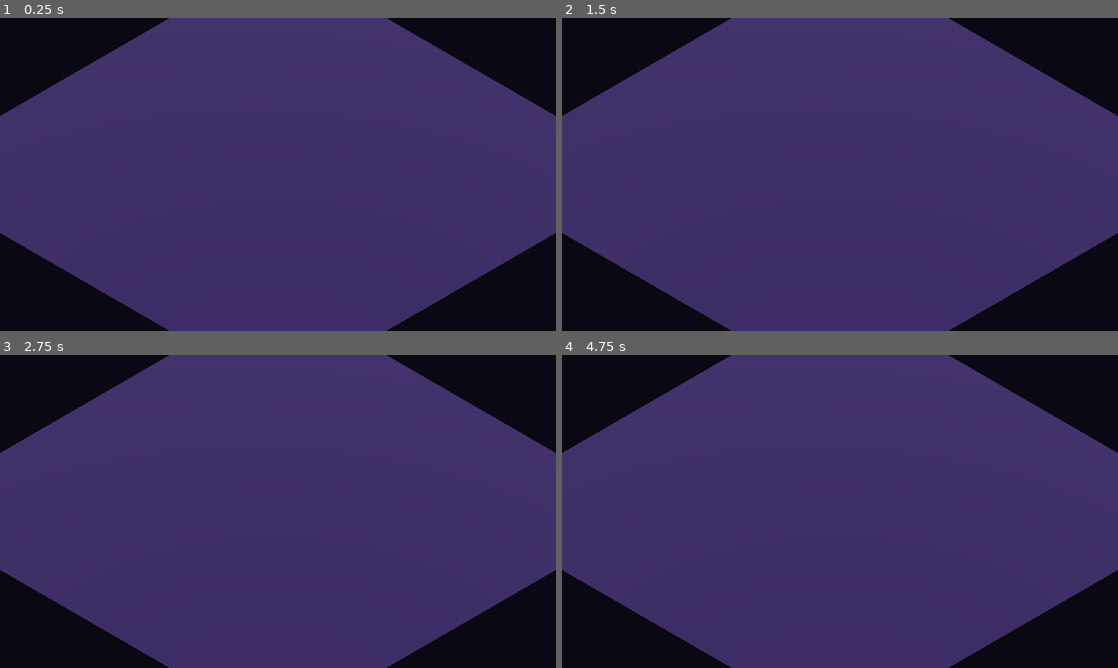
Above: before the commit, frames 1-4 (two rows, left to right).
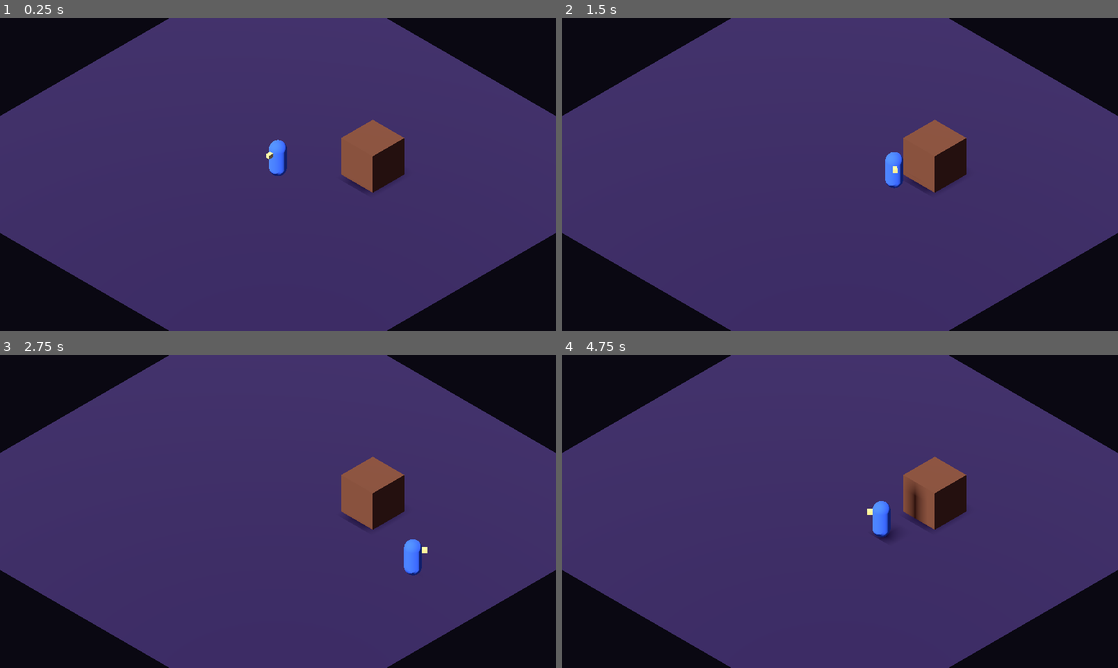
Above: after the commit, the same moments.

Repository: Spadasian/Robert
Game: Godot game, scene res://scenes/world/Main.tscn
The game is run twice, just before and just after one commit, with the same random seed, the same clock (stepped at 60 frames per second) and the same inputs.
Inputs:
- Up to frame 1 (0.25 s): no input
- Up to frame 2 (1.5 s): tap Enter at 0.5 s; hold D (move_right) 0.53-1.28 s; tap Space at 1.25 s; hold S (move_down) from 1.28 s (still down)
- Up to frame 3 (2.75 s): release S (move_down) at 2.03 s; hold D (move_right) from 2.03 s (still down)
- Up to frame 4 (4.75 s): release D (move_right) at 2.78 s; hold W (move_up) 2.78-3.53 s; hold A (move_left) from 3.53 s (still down)

The runs differ from the first frame. In frame 1, 2.4% of the frame differs, in the area x 47-73%, y 32-56%; in frame 2, 2.4%; in frame 3, 2.4%; in frame 4, 2.4%, in the area x 54-73%, y 32-60%.

Commit message:
Task 2: player movement (camera-relative WASD on ground plane)
Co-Authored-By: Claude Sonnet 5.5 <noreply@anthropic.com>
Claude-Session: https://claude.ai/code/session_015tdxMYhNk2xjQ11oWM2YK9

Diff:
--- /dev/null
+++ b/scenes/player/Player.tscn
@@ -0,0 +1,41 @@
+[gd_scene load_steps=7 format=3]
+
+[ext_resource type="Script" path="res://scripts/player/Player.gd" id="1_player"]
+
+[sub_resource type="CapsuleShape3D" id="Shape_player"]
+radius = 0.4
+height = 1.8
+
+[sub_resource type="CapsuleMesh" id="Mesh_body"]
+radius = 0.4
+height = 1.8
+
+[sub_resource type="BoxMesh" id="Mesh_nose"]
+size = Vector3(0.2, 0.2, 0.4)
+
+[sub_resource type="StandardMaterial3D" id="Mat_body"]
+albedo_color = Color(0.25, 0.45, 0.9, 1)
+
+[sub_resource type="StandardMaterial3D" id="Mat_nose"]
+albedo_color = Color(0.95, 0.9, 0.5, 1)
+
+[node name="Player" type="CharacterBody3D"]
+collision_layer = 2
+collision_mask = 1
+script = ExtResource("1_player")
+
+[node name="CollisionShape3D" type="CollisionShape3D" parent="."]
+transform = Transform3D(1, 0, 0, 0, 1, 0, 0, 0, 1, 0, 0.9, 0)
+shape = SubResource("Shape_player")
+
+[node name="Model" type="Node3D" parent="."]
+
+[node name="Body" type="MeshInstance3D" parent="Model"]
+transform = Transform3D(1, 0, 0, 0, 1, 0, 0, 0, 1, 0, 0.9, 0)
+mesh = SubResource("Mesh_body")
+surface_material_override/0 = SubResource("Mat_body")
+
+[node name="Nose" type="MeshInstance3D" parent="Model"]
+transform = Transform3D(1, 0, 0, 0, 1, 0, 0, 0, 1, 0, 1.3, 0.45)
+mesh = SubResource("Mesh_nose")
+surface_material_override/0 = SubResource("Mat_nose")
--- a/scenes/world/Main.tscn
+++ b/scenes/world/Main.tscn
@@ -1,4 +1,6 @@
-[gd_scene load_steps=6 format=3]
+[gd_scene load_steps=10 format=3]
+
+[ext_resource type="PackedScene" path="res://scenes/player/Player.tscn" id="1_player"]
 
 [sub_resource type="PlaneMesh" id="PlaneMesh_floor"]
 size = Vector2(24, 24)
@@ -13,6 +15,15 @@
 ambient_light_color = Color(0.45, 0.4, 0.6, 1)
 ambient_light_energy = 0.6
 
+[sub_resource type="BoxShape3D" id="Shape_crate"]
+size = Vector3(2, 2, 2)
+
+[sub_resource type="BoxMesh" id="Mesh_crate"]
+size = Vector3(2, 2, 2)
+
+[sub_resource type="StandardMaterial3D" id="Mat_crate"]
+albedo_color = Color(0.45, 0.28, 0.18, 1)
+
 [node name="Main" type="Node3D"]
 
 [node name="WorldEnvironment" type="WorldEnvironment" parent="."]
@@ -22,6 +33,18 @@
 mesh = SubResource("PlaneMesh_floor")
 surface_material_override/0 = SubResource("Mat_floor")
 
+[node name="TestCrate" type="StaticBody3D" parent="."]
+transform = Transform3D(1, 0, 0, 0, 1, 0, 0, 0, 1, 3, 1, -3)
+
+[node name="CollisionShape3D" type="CollisionShape3D" parent="TestCrate"]
+shape = SubResource("Shape_crate")
+
+[node name="MeshInstance3D" type="MeshInstance3D" parent="TestCrate"]
+mesh = SubResource("Mesh_crate")
+surface_material_override/0 = SubResource("Mat_crate")
+
+[node name="Player" parent="." instance=ExtResource("1_player")]
+
 [node name="Sun" type="DirectionalLight3D" parent="."]
 transform = Transform3D(1, 0, 0, 0, 0.7, 0.714, 0, -0.714, 0.7, 0, 10, 0)
 shadow_enabled = true
--- /dev/null
+++ b/scripts/player/Player.gd
@@ -0,0 +1,29 @@
+extends CharacterBody3D
+## Player movement on the ground plane (XZ). Input is rotated to match the isometric camera.
+
+@export var move_speed: float = 6.0
+@export var acceleration: float = 40.0
+@export var friction: float = 50.0
+@export var turn_speed: float = 14.0
+
+# Must match the camera yaw in Main.tscn (45 degrees), so W moves "up" on screen.
+const CAMERA_YAW_DEGREES: float = 45.0
+
+@onready var model: Node3D = $Model
+
+
+func _physics_process(delta: float) -> void:
+	var input_vector: Vector2 = Input.get_vector("move_left", "move_right", "move_up", "move_down")
+	var direction := Vector3(input_vector.x, 0.0, input_vector.y).rotated(Vector3.UP, deg_to_rad(CAMERA_YAW_DEGREES))
+
+	var target_velocity: Vector3 = direction * move_speed
+	var rate: float = acceleration if direction != Vector3.ZERO else friction
+	velocity.x = move_toward(velocity.x, target_velocity.x, rate * delta)
+	velocity.z = move_toward(velocity.z, target_velocity.z, rate * delta)
+	velocity.y = 0.0
+	move_and_slide()
+
+	# Temporary: face the movement direction. Task 4 will aim at the mouse instead.
+	if direction != Vector3.ZERO:
+		var target_angle: float = atan2(direction.x, direction.z)
+		model.rotation.y = lerp_angle(model.rotation.y, target_angle, clampf(turn_speed * delta, 0.0, 1.0))
